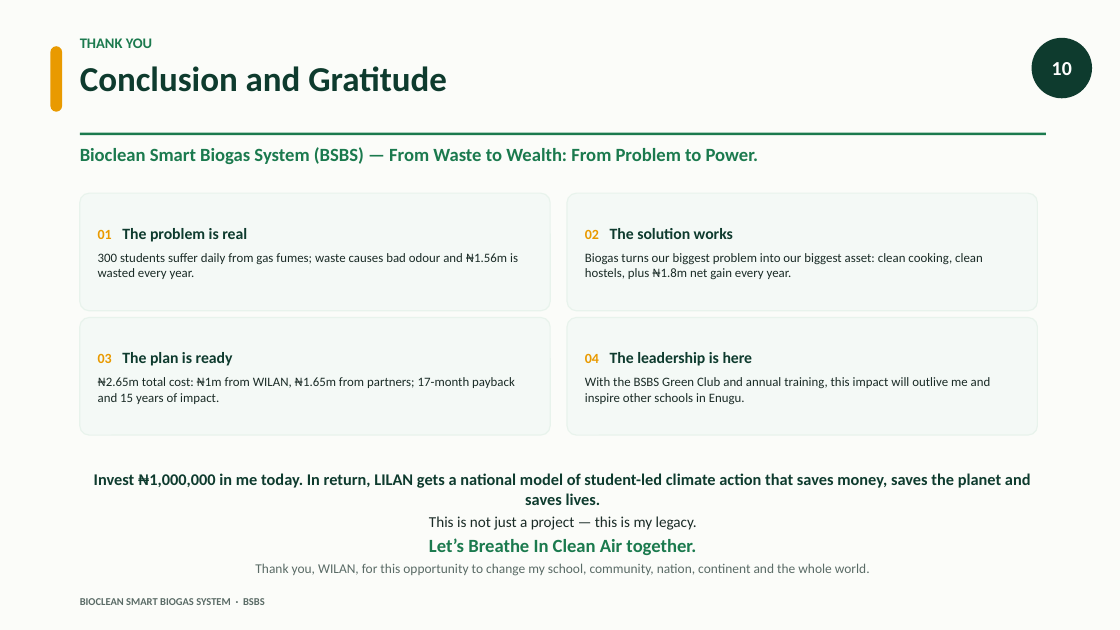
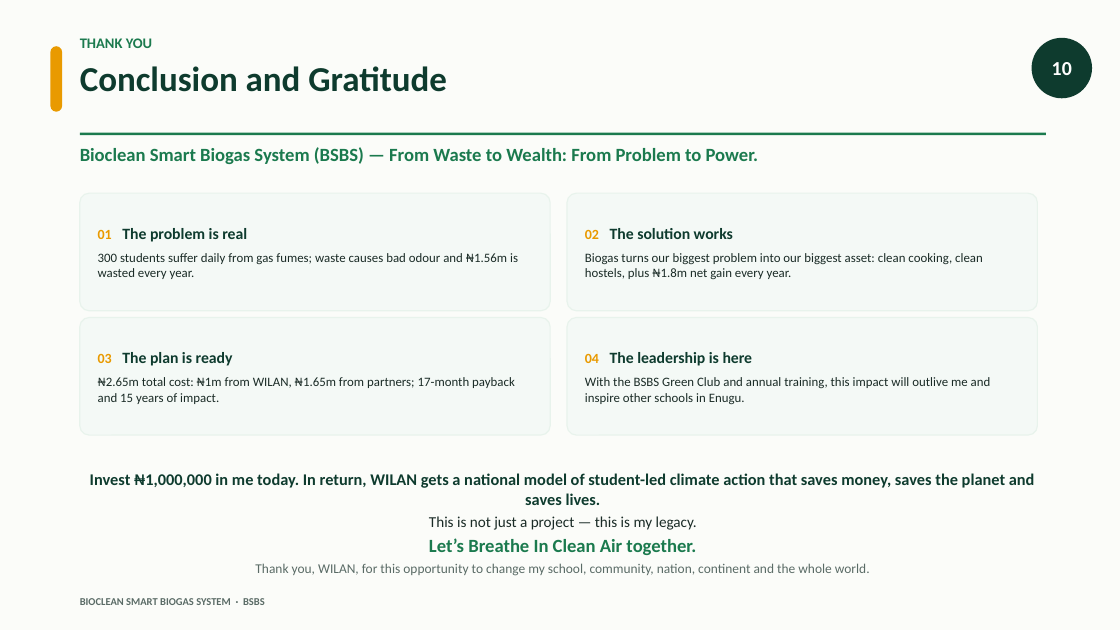
Before and after one commit to Tor3x-Coder/daniella-website, a slide deck: slide 10 of deliverables/Bioclean_Smart_Biogas_Presentation.pptx. Drawn at 1120x630 pixels with LibreOffice and Linux fonts; fonts in the diff are those of the drawing. Boxes give left, top, right and bottom in pixels: in the first picture for what was removed or moved away, otherwise in the second. Text is boxed around its words. In the diff, an @@ line names an element or a change of style, - is before the commit and + after.

```diff
--- a/deliverables/Bioclean_Smart_Biogas_Presentation.pptx
+++ b/deliverables/Bioclean_Smart_Biogas_Presentation.pptx
@@ text at bbox=[90, 473, 1035, 505]: text changed @@
-Invest ₦1,000,000 in me today. In return, LILAN gets a national model of student-led climate action that saves money, saves the planet and saves lives.
+Invest ₦1,000,000 in me today. In return, WILAN gets a national model of student-led climate action that saves money, saves the planet and saves lives.
```
Also in this commit, not shown: 2 other slides changed, 3 other files.
